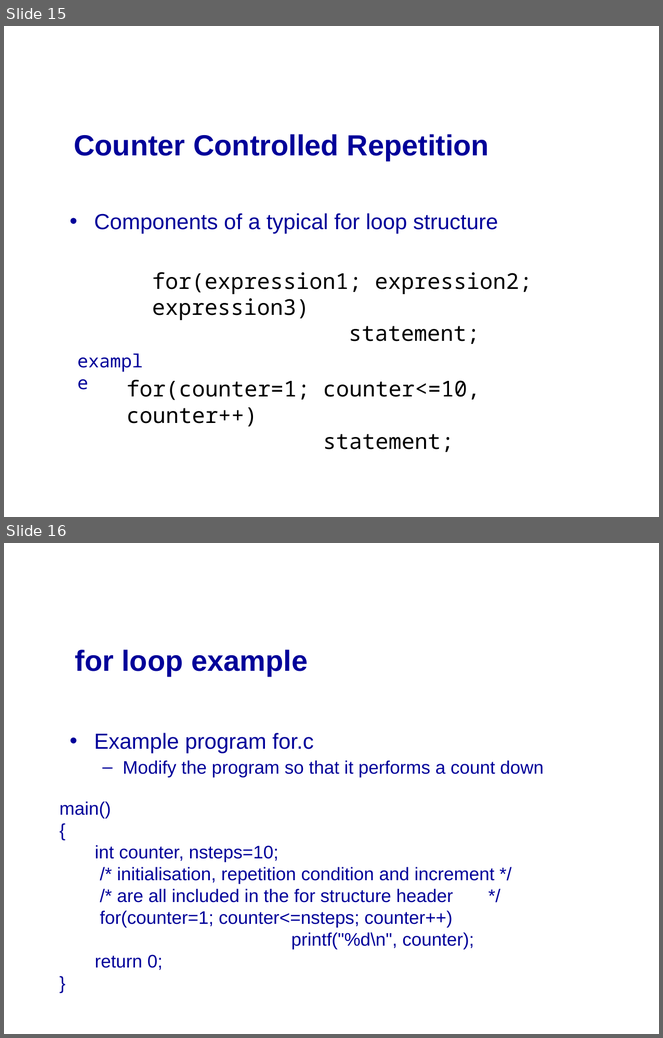
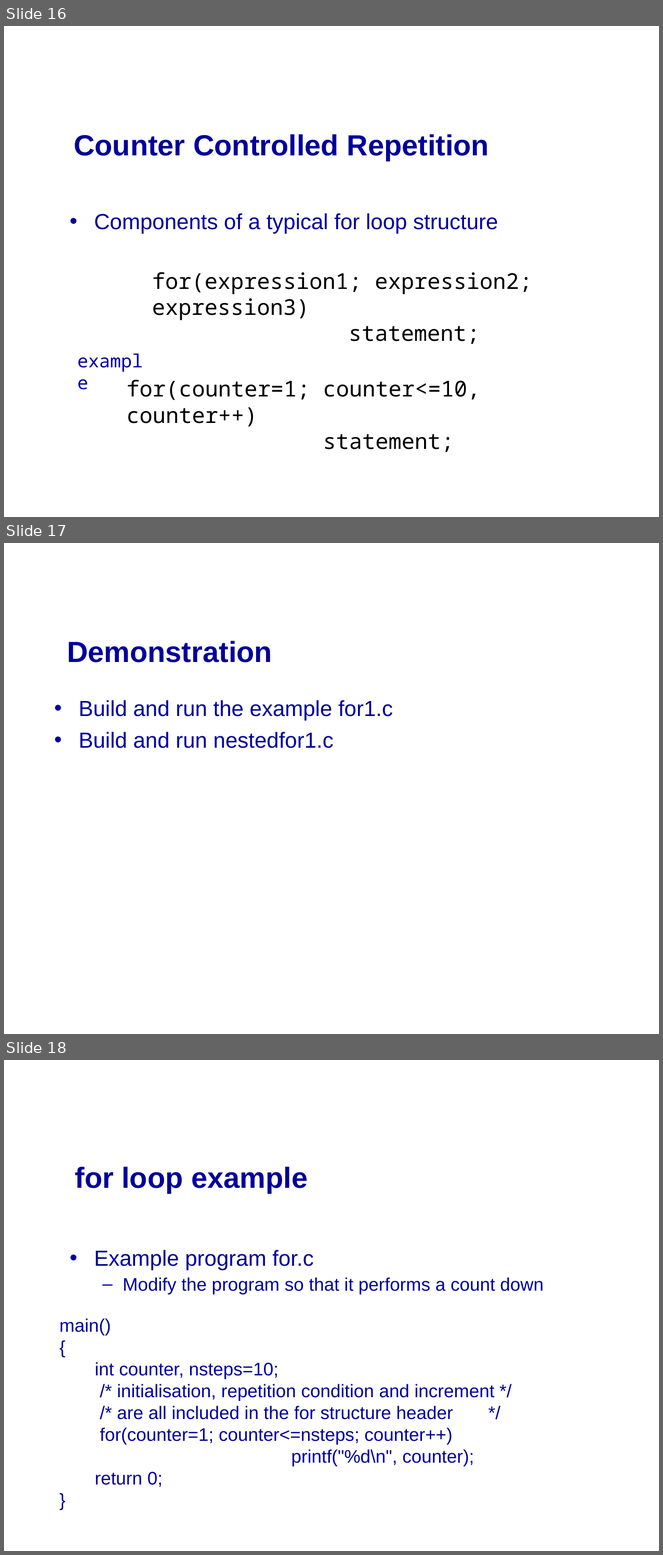
Before and after one commit to mikeg64/iome, a slide deck: src/examples/course/c/presentation/IntrotoC2.ppt. Shown one above the other, each under a label of ours: slides 15 and 16 before the commit, slides 16, 17 and 18 after it. The pictures are 663x1038 and 663x1555 pixels, drawn with LibreOffice and Linux fonts; fonts in the diff are those of the drawing; background and template pictures are left out. Boxes give left, top, right and bottom in pixels: in the first picture for what was removed or moved away, otherwise in the second. Text is boxed around its words. In the diff, an @@ line names an element or a change of style, - is before the commit and + after.

```diff
--- a/src/examples/course/c/presentation/IntrotoC2.ppt
+++ b/src/examples/course/c/presentation/IntrotoC2.ppt
@@ slide 17 added at [4,543,659,1034], background picture (left out) @@
@@ text added at [67,641,272,663], 32 pt, text #000099, bold @@
+Demonstration
@@ text added at [79,700,393,748], 24 pt, text #000099 @@
+• Build and run the example for1.c
+• Build and run nestedfor1.c
@@ what was slide 15 is now slide 16 @@
@@ what was slide 16 is now slide 18 @@
```
Also in this commit, not shown: 1 other slide added, 2 other files.
